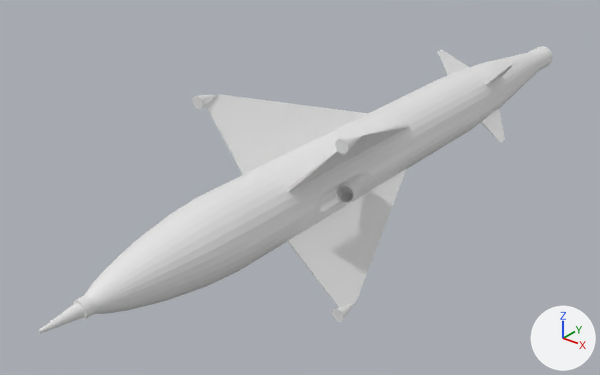
Two versions of the Blender file Assets/RF/K-5.blend, one commit apart.
The view is the same before and after, from a camera (50 mm lens) standing at (1.27, -2.0, 0.99) and looking at (-0.17, -0.19, -0.13). Arrows for +X, +Y and +Z are at lower right; the lights stay in place.

The first picture shows 'K-5', 'K-5.001', 'K-5Fin'.
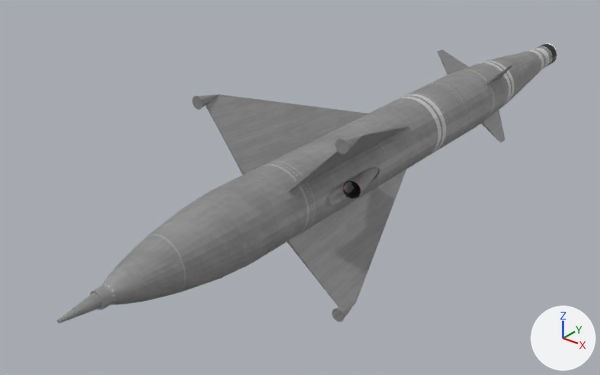
Boxes [x1, y1, x2, y2] around the edits, measured in the pictures (600 x 375 px):
'K-5', recoloured, mesh moved (white to grey)
    before: [38, 46, 553, 334]
    after: [57, 44, 557, 323]
'K-5Fin', recoloured
    both: [192, 50, 514, 322]
'K-5.001', recoloured, moved
    before: [336, 173, 370, 203]
    after: [343, 167, 379, 199]

Diff of the bpy script that builds the scene:
```diff
--- a/Assets/RF/K-5.blend.py
+++ b/Assets/RF/K-5.blend.py
@@ img_k_5_png @@
+img_k_5_png = load_image('K-5.png', 'K-5.png', 1024, 1024, 'sRGB')
@@ mat_k_5 @@
+mat_k_5 = principled_material('K-5')
+mat_k_5.texture = img_k_5_png
@@ me_cylinder @@
 me_cylinder.from_pydata(...)  # 791 vertices, 689 faces; spans x -1.0..1.0, y -1.0..1.0, z -12.1..12.0
 # used by ob_k_5; location = (-0.001, -0.001, 0.0); rotation_euler = (1.571, -0.785, 0.0), in degrees (90, -45, 0); scale = (0.104, 0.104, 0.104)
+# me_cylinder part 1: the whole mesh is moved by (0.0, 0.0, -0.4)
+me_cylinder.materials.append(mat_k_5)  # picture img_k_5_png
@@ me_cube_001 @@
 me_cube_001.from_pydata(...)  # 180 vertices, 172 faces; spans x -70.8..70.8, y -0.3..9.5, z -2.9..2.9
+me_cube_001.materials.append(mat_k_5)  # picture img_k_5_png
@@ me_cylinder_003 @@
 me_cylinder_003.from_pydata(...)  # 256 vertices, 196 faces; spans x -9.13..1.0, y -1.1..1.0, z -1.0..6.58
+me_cylinder_003.materials.append(mat_k_5)  # picture img_k_5_png
@@ ob_k_5_001 @@
 ob_k_5_001 = bpy.data.objects.new('K-5.001', me_cylinder_003)
-ob_k_5_001.location = (-0.107, -0.326, -0.002)
+ob_k_5_001.location = (-0.107, -0.293, -0.002)
 ob_k_5_001.rotation_euler = (1.571, 0.0, -0.262)  # degrees (90, 0, -15)
```
